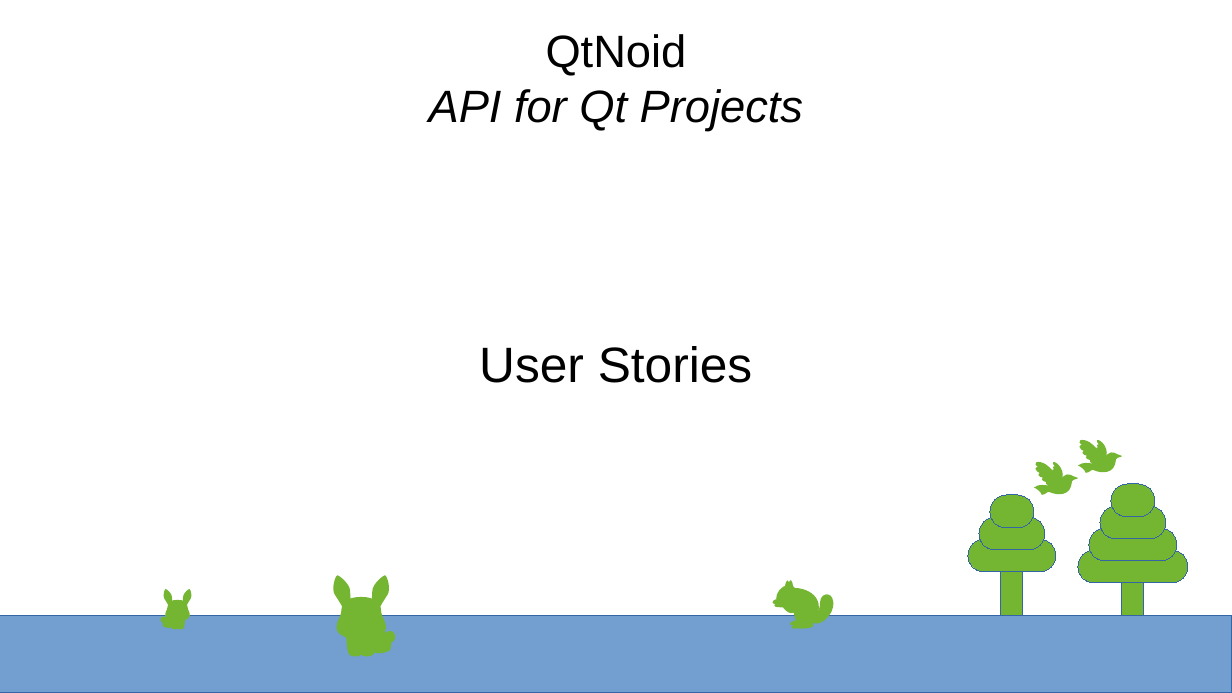
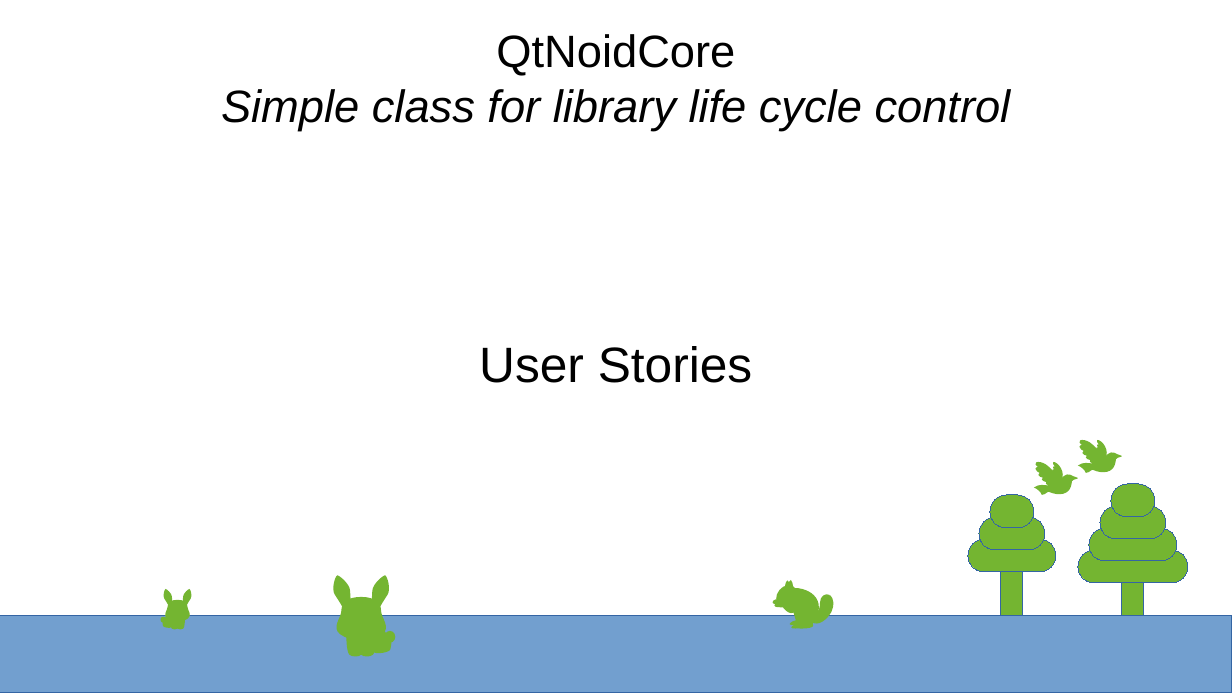
Before and after one commit to g-gualeni/QtNoid2, a slide deck: slide 1 of UserStories/QtNoidCore_UserStories.odp. Drawn at 1232x693 pixels with LibreOffice and Linux fonts; fonts in the diff are those of the drawing. Boxes give left, top, right and bottom in pixels: in the first picture for what was removed or moved away, otherwise in the second. Text is boxed around its words. In the diff, an @@ line names an element or a change of style, - is before the commit and + after.

```diff
--- a/UserStories/QtNoidCore_UserStories.odp
+++ b/UserStories/QtNoidCore_UserStories.odp
@@ title at (221, 34, 1011, 131): text changed @@
-QtNoid
-API for Qt Projects
+QtNoidCore
+Simple class for library life cycle control
```
Also in this commit, not shown: 2 slides removed, 14 other files.
